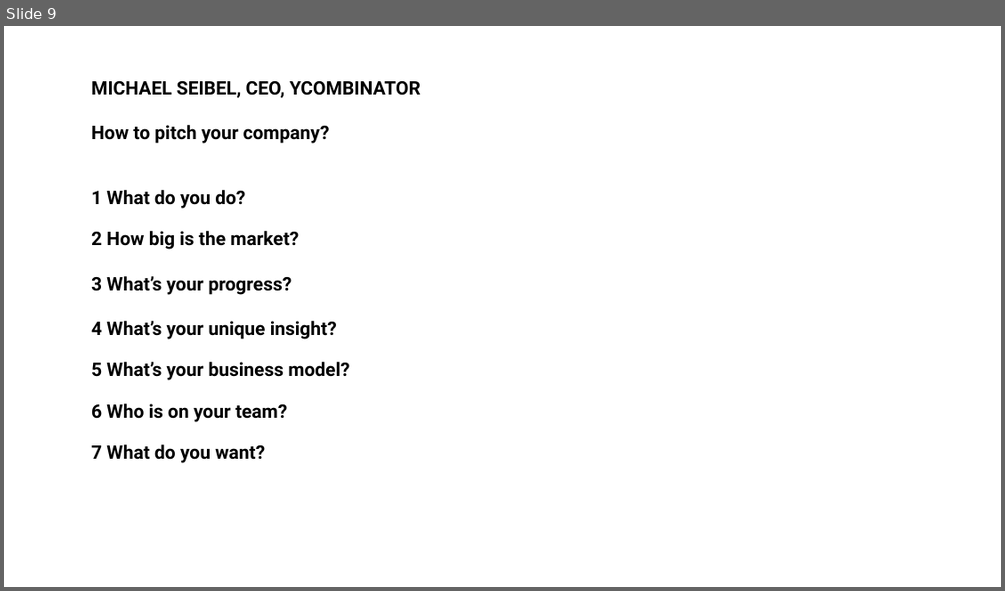
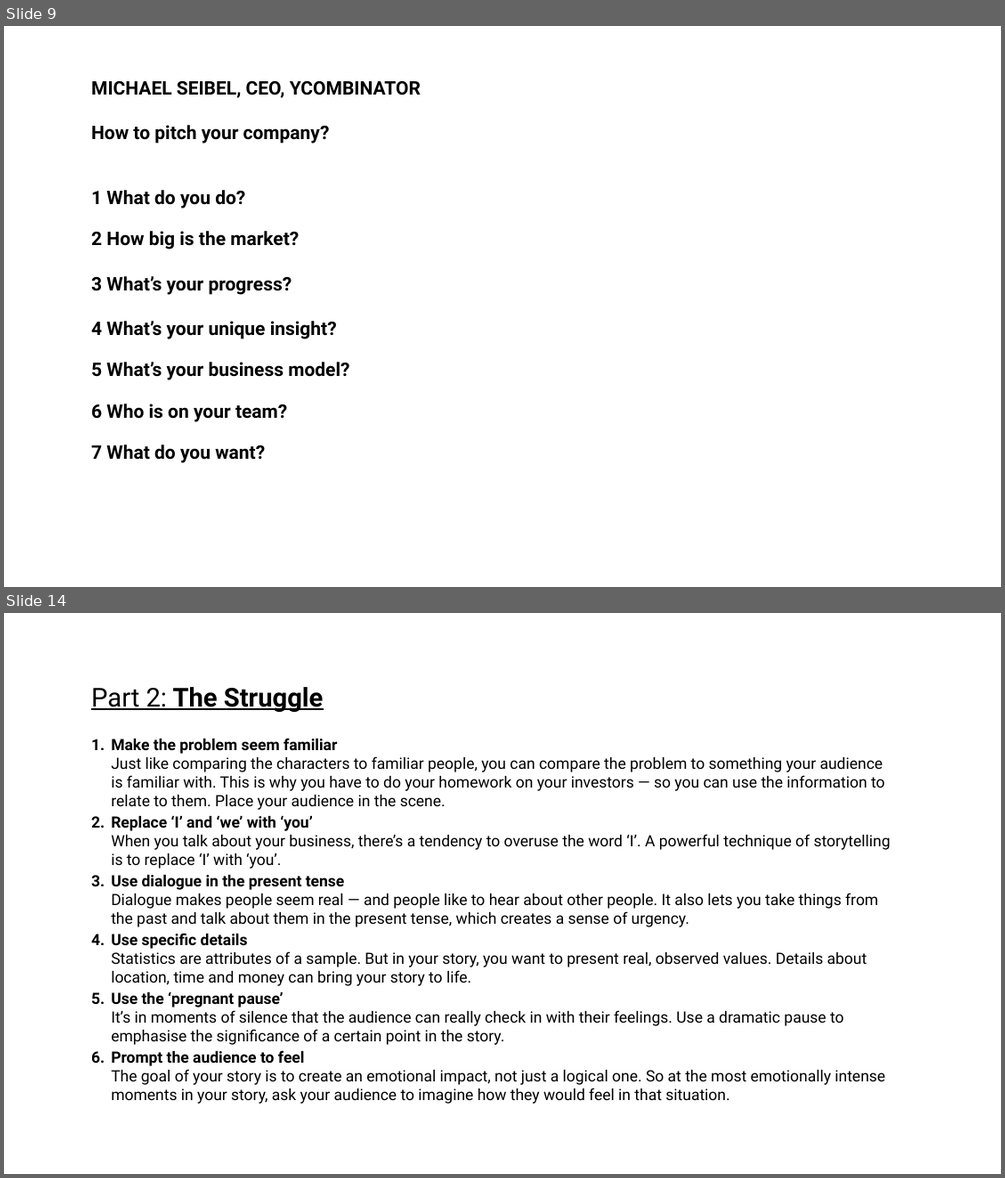
Before and after one commit to finlab-uncdf/finlab-uncdf.github.io, a slide deck: files/tools/ppt/Pitch Prep_FacilitationDeck.pptx. Shown one above the other, each under a label of ours: slide 9 before the commit, slides 9 and 14 after it; the slides between them are not shown. The pictures are 1005x591 and 1005x1178 pixels, drawn with LibreOffice and Linux fonts; fonts in the diff are those of the drawing; background and template pictures are left out. Boxes give left, top, right and bottom in pixels: in the first picture for what was removed or moved away, otherwise in the second. Text is boxed around its words. In the diff, an @@ line names an element or a change of style, - is before the commit and + after.

```diff
--- a/files/tools/ppt/Pitch Prep_FacilitationDeck.pptx
+++ b/files/tools/ppt/Pitch Prep_FacilitationDeck.pptx
@@ slide 14 added at [4, 613, 1001, 1174], background #FFFFFF @@
@@ text added at [91, 687, 324, 712], 50 pt, text #000000, bold, underline @@
+Part 2: The Struggle
@@ text added at [111, 738, 890, 1103], 30 pt, text #000000 @@
+1. Make the problem seem familiar
+   Just like comparing the characters to familiar people, you can compare the problem to something your audience is familiar with. This is why you have to do your homework on your investors — so you can use the information to relate to them. Place your audience in the scene.
+2. Replace ‘I’ and ‘we’ with ‘you’
+   When you talk about your business, there’s a tendency to overuse the word ‘I’. A powerful technique of storytelling is to replace ‘I’ with ‘you’.
+3. Use dialogue in the present tense
+   Dialogue makes people seem real — and people like to hear about other people. It also lets you take things from the past and talk about them in the present tense, which creates a sense of urgency.
+4. Use specific details
+   Statistics are attributes of a sample. But in your story, you want to present real, observed values. Details about location, time and money can bring your story to life.
+5. Use the ‘pregnant pause’
+   It’s in moments of silence that the audience can really check in with their feelings. Use a dramatic pause to emphasise the significance of a certain point in the story.
+6. Prompt the audience to feel
+   The goal of your story is to create an emotional impact, not just a logical one. So at the most emotionally intense moments in your story, ask your audience to imagine how they would feel in that situation.
```
Also in this commit, not shown: 6 slides changed, 5 other slides added, 1 slide removed, 2 other files.
